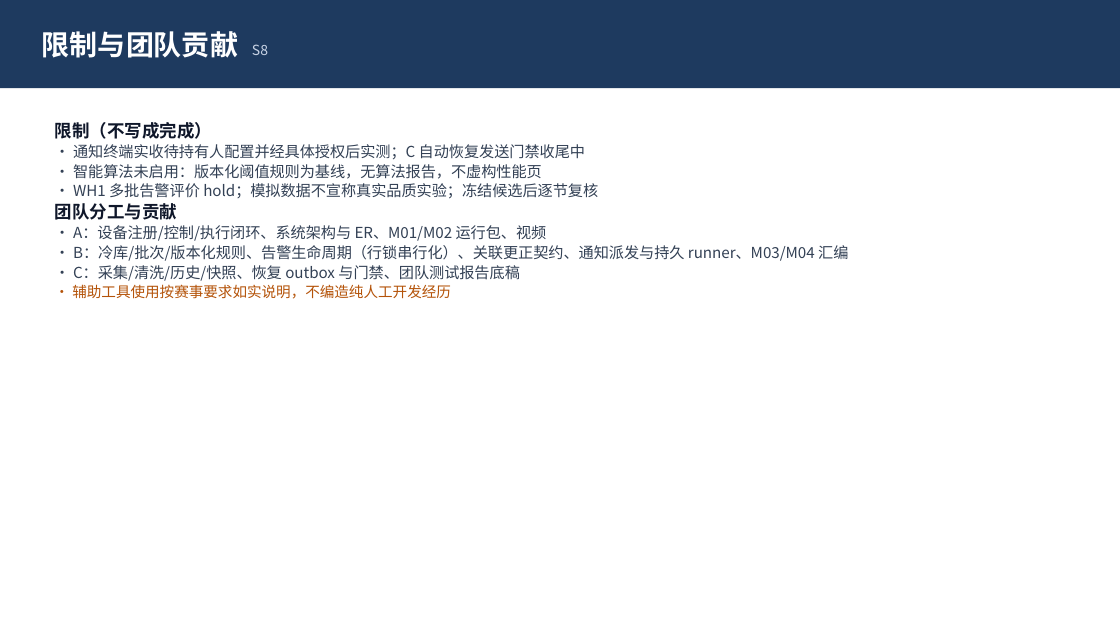
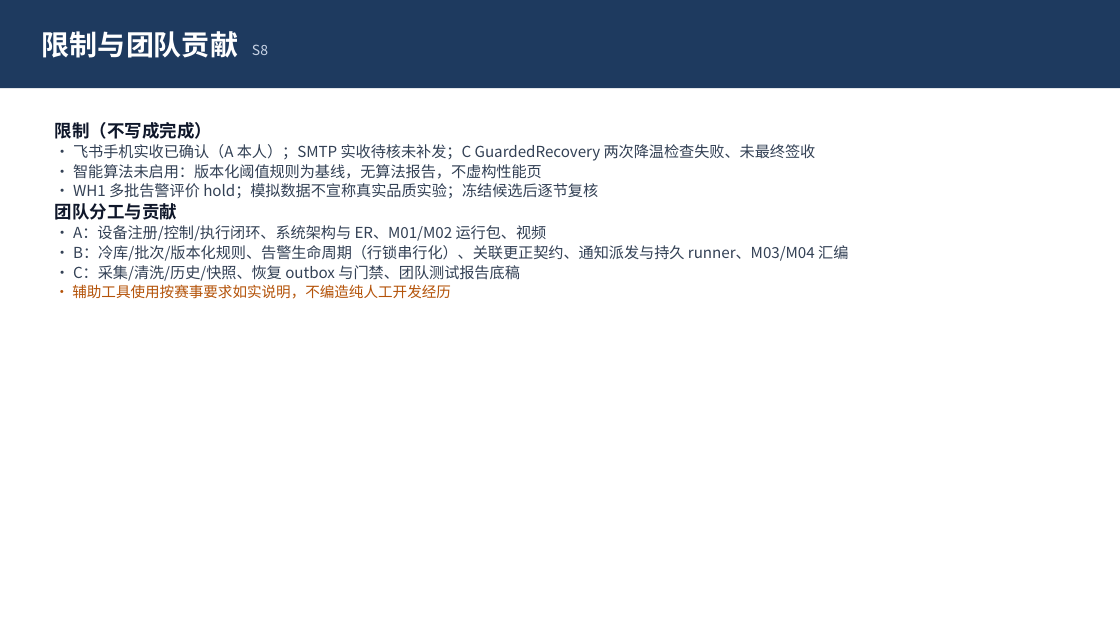
Before and after one commit to Cynthia060913/freshlink-zhikong-public, a slide deck: slide 8 of docs/submission/claude-b-materials/M04-PRESENTATION-DRAFT.pptx. Drawn at 1120x630 pixels with LibreOffice and Linux fonts; fonts in the diff are those of the drawing. Boxes give left, top, right and bottom in pixels: in the first picture for what was removed or moved away, otherwise in the second. Text is boxed around its words. In the diff, an @@ line names an element or a change of style, - is before the commit and + after.

```diff
--- a/docs/submission/claude-b-materials/M04-PRESENTATION-DRAFT.pptx
+++ b/docs/submission/claude-b-materials/M04-PRESENTATION-DRAFT.pptx
@@ text at (x1=73, y1=144, x2=816, y2=161): text changed @@
-• 通知终端实收待持有人配置并经具体授权后实测；C 自动恢复发送门禁收尾中
+• 飞书手机实收已确认（A 本人）；SMTP 实收待核未补发；C GuardedRecovery 两次降温检查失败、未最终签收
```
Also in this commit, not shown: 3 other slides changed, 4 other files.
